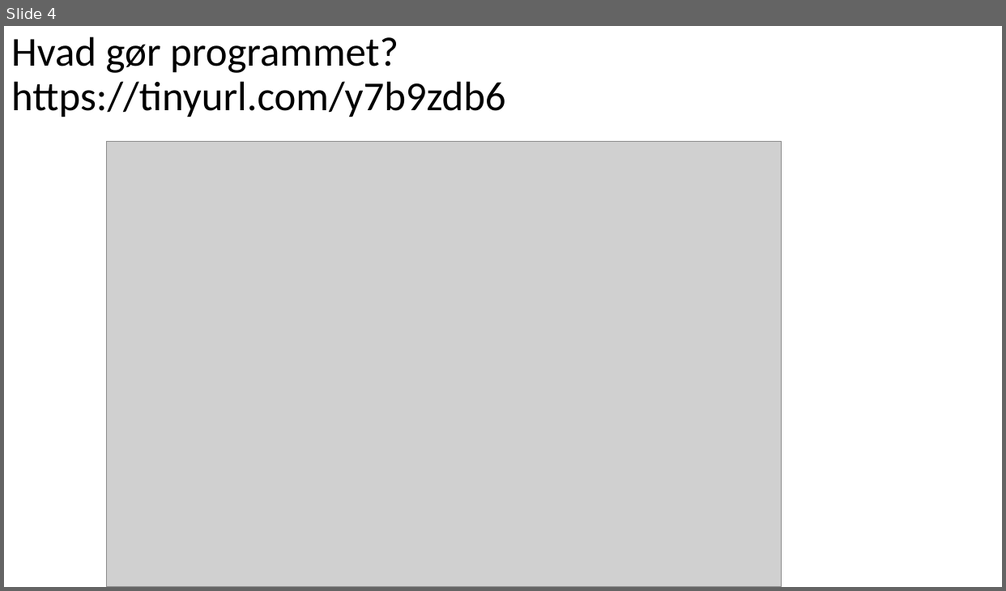
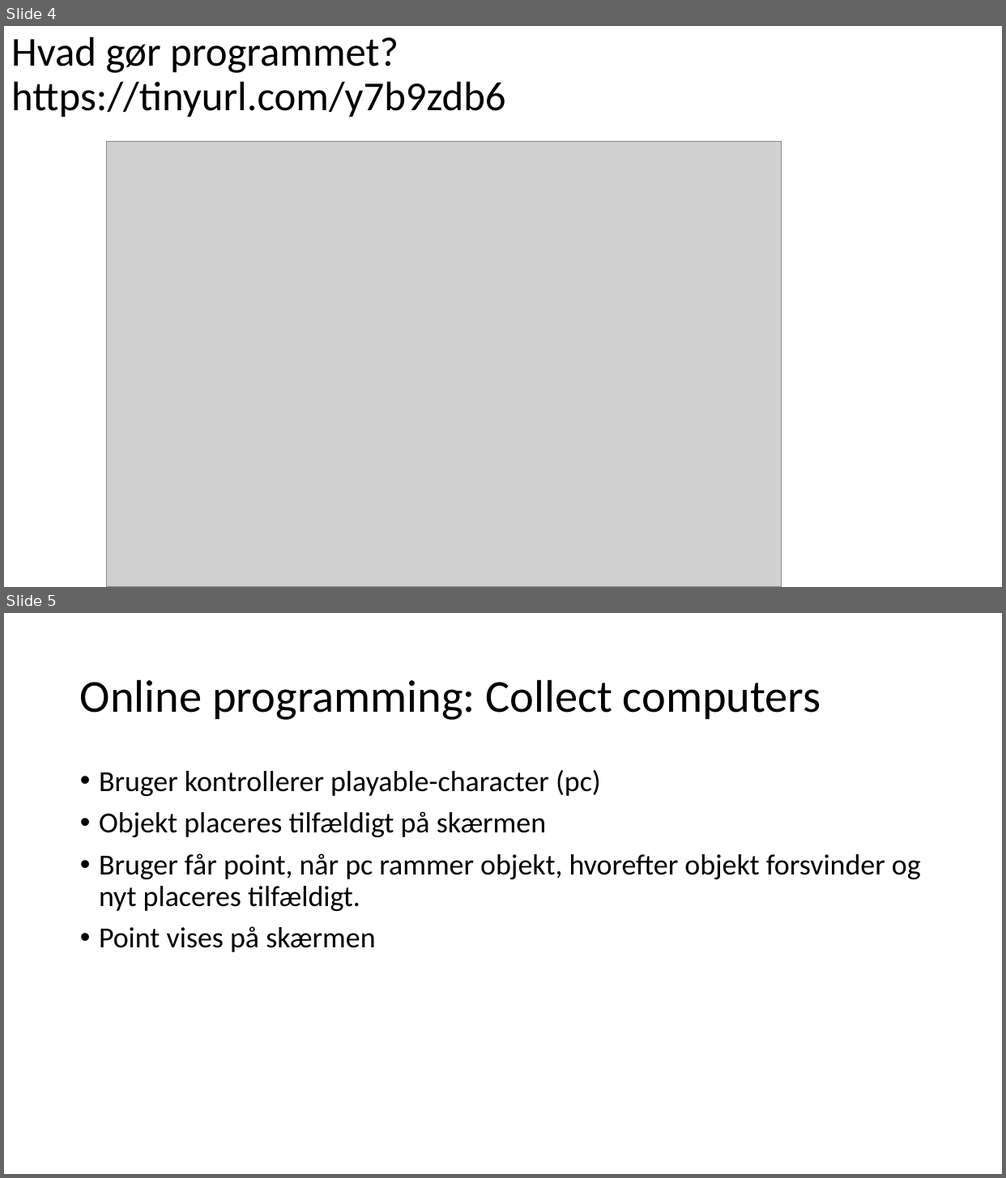
Before and after one commit to fisterloegsovs/pop22, a slide deck: lectures/1.3Scratch/lecture.pptx. Shown one above the other, each under a label of ours: slide 4 before the commit, slides 4 and 5 after it. The pictures are 1006x591 and 1006x1178 pixels, drawn with LibreOffice and Linux fonts; fonts in the diff are those of the drawing; grey boxes stand for pictures. Boxes give left, top, right and bottom in pixels: in the first picture for what was removed or moved away, otherwise in the second. Text is boxed around its words. In the diff, an @@ line names an element or a change of style, - is before the commit and + after.

```diff
--- a/lectures/1.3Scratch/lecture.pptx
+++ b/lectures/1.3Scratch/lecture.pptx
@@ slide 5 added at [4, 613, 1002, 1174], background #FFFFFF @@
@@ title added at [80, 679, 821, 720], 44 pt, text #000000 @@
+Online programming: Collect computers
@@ text added at [99, 770, 921, 952], 28 pt, text #000000 @@
+• Bruger kontrollerer playable-character (pc)
+• Objekt placeres tilfældigt på skærmen
+• Bruger får point, når pc rammer objekt, hvorefter objekt forsvinder og nyt placeres tilfældigt.
+• Point vises på skærmen
```
Also in this commit, not shown: 9 other slides added, 1 slide removed, 4 other files.
